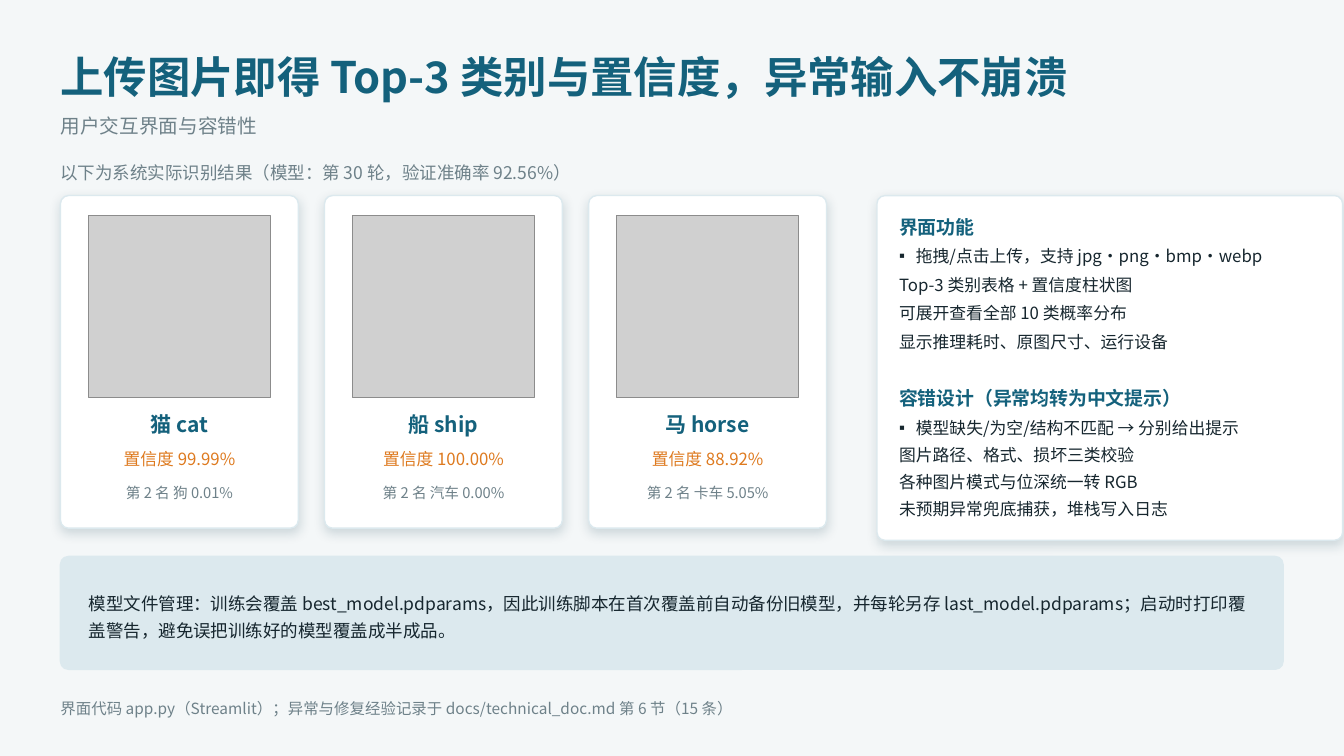
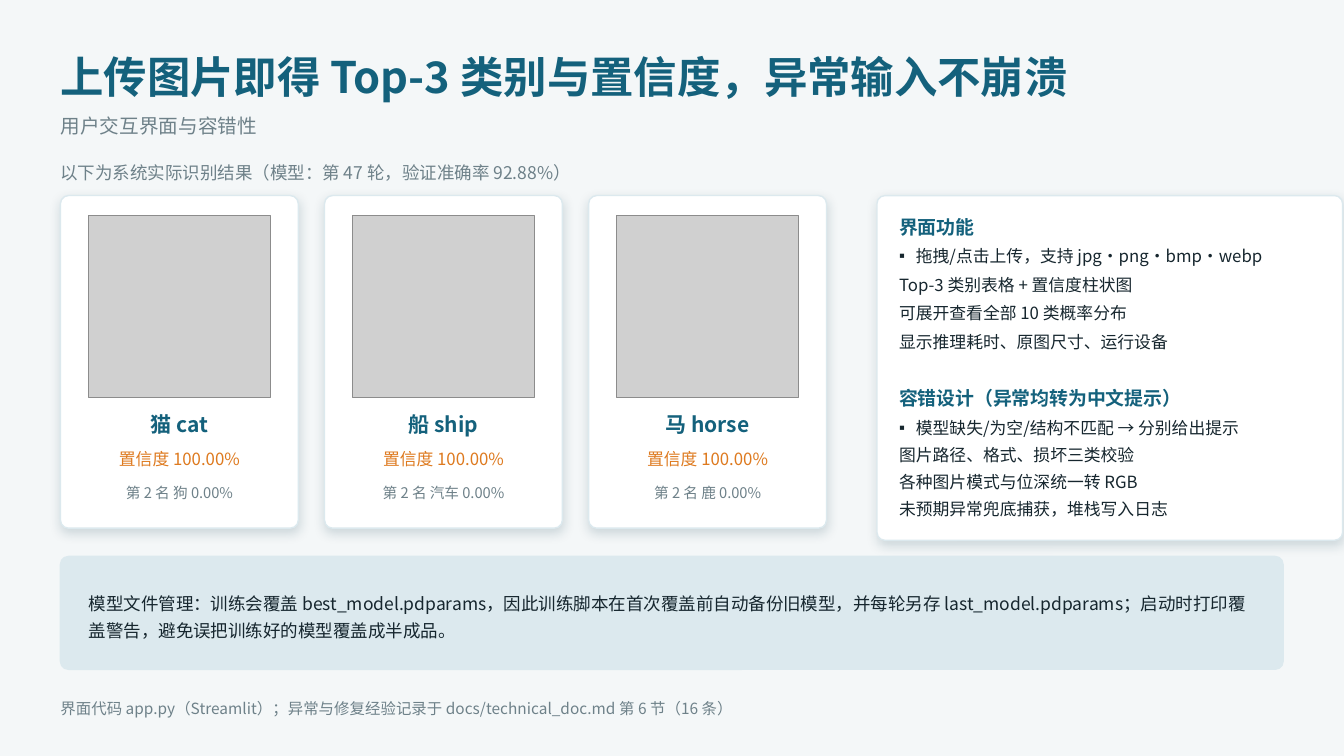
Before and after one commit to JinYihang1011/image_classification_paddle, a slide deck: slide 12 of 课程设计汇报.pptx. Drawn at 1344x756 pixels with LibreOffice and Linux fonts; fonts in the diff are those of the drawing; grey boxes stand for pictures. Boxes give left, top, right and bottom in pixels: in the first picture for what was removed or moved away, otherwise in the second. Text is boxed around its words. In the diff, an @@ line names an element or a change of style, - is before the commit and + after.

```diff
--- a/课程设计汇报.pptx
+++ b/课程设计汇报.pptx
@@ text at [60, 164, 570, 181]: text changed @@
-以下为系统实际识别结果（模型：第 30 轮，验证准确率 92.56%）
+以下为系统实际识别结果（模型：第 47 轮，验证准确率 92.88%）
@@ text at [119, 451, 240, 467]: text changed @@
-置信度 99.99%
+置信度 100.00%
@@ text at [647, 451, 768, 467]: text changed @@
-置信度 88.92%
+置信度 100.00%
@@ text at [126, 486, 233, 499]: text changed @@
-第 2 名 狗 0.01%
+第 2 名 狗 0.00%
@@ text at [654, 485, 761, 499]: text changed @@
-第 2 名 卡车 5.05%
+第 2 名 鹿 0.00%
@@ text at [60, 701, 733, 718]: text changed @@
-界面代码 app.py（Streamlit）；异常与修复经验记录于 docs/technical_doc.md 第 6 节（15 条）
+界面代码 app.py（Streamlit）；异常与修复经验记录于 docs/technical_doc.md 第 6 节（16 条）
```
Also in this commit, not shown: 7 other slides changed, 31 other files.
